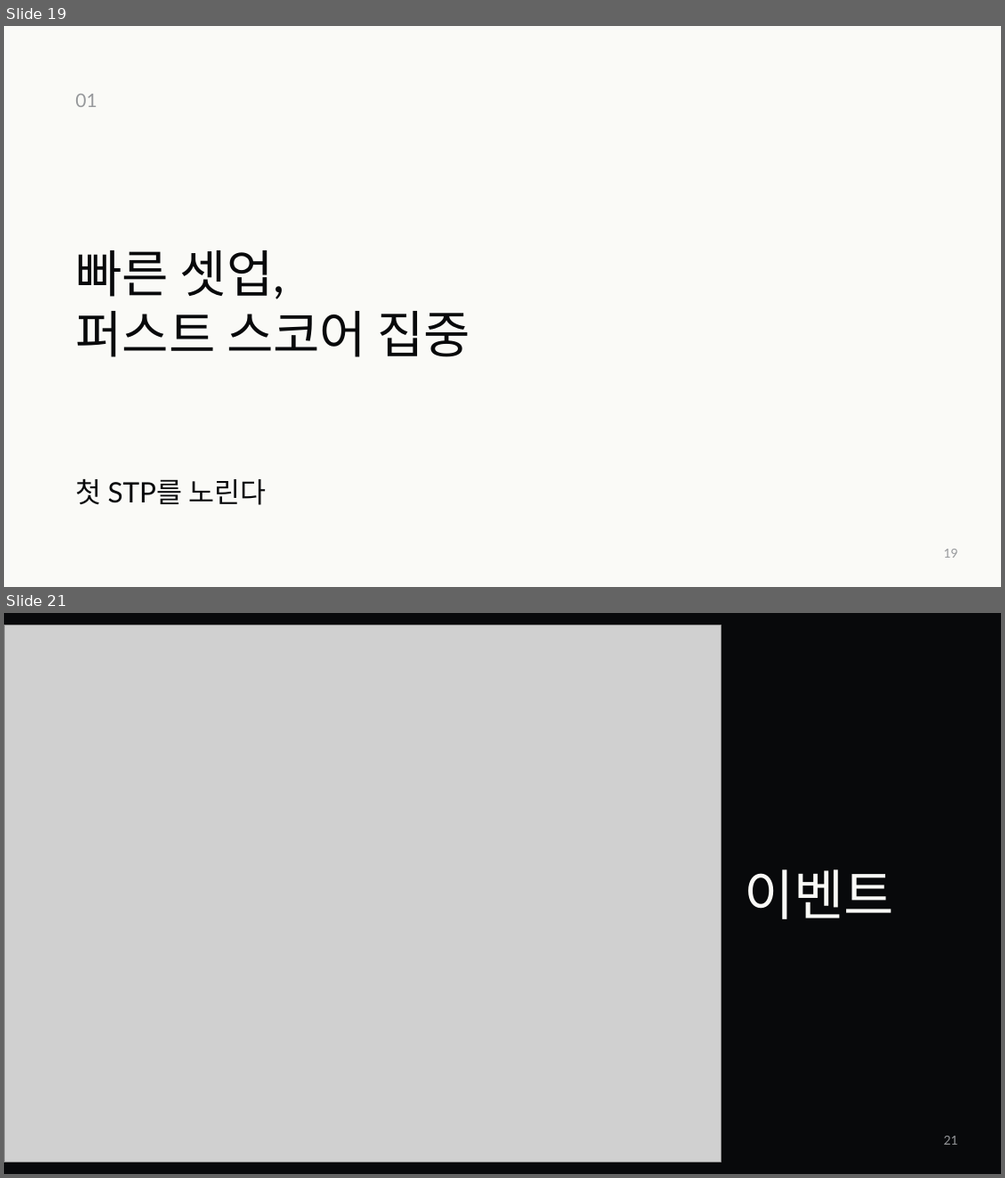
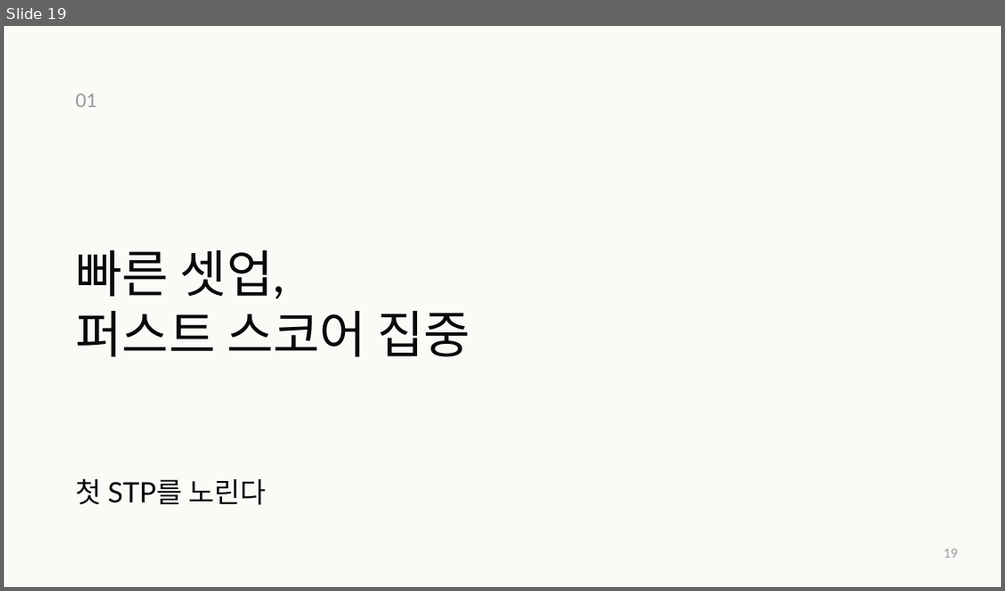
Before and after one commit to jaeyoung5178-bot/Presence, a slide deck: education/mentality/nozero400/NoZero-400Days.pptx. Shown one above the other, each under a label of ours: slides 19 and 21 before the commit, slide 19 after it; the slides between them are not shown. The pictures are 1005x1178 and 1005x591 pixels, drawn with LibreOffice and Linux fonts; fonts in the diff are those of the drawing; grey boxes stand for pictures. Boxes give left, top, right and bottom in pixels: in the first picture for what was removed or moved away, otherwise in the second. Text is boxed around its words. In the diff, an @@ line names an element or a change of style, - is before the commit and + after.

```diff
--- a/education/mentality/nozero400/NoZero-400Days.pptx
+++ b/education/mentality/nozero400/NoZero-400Days.pptx
@@ slide 21 removed at (4, 613, 1001, 1174), background #08090B @@
@@ picture removed at (4, 625, 720, 1163) @@
@@ text removed at (744, 869, 894, 919) @@
-이벤트
@@ text removed at (944, 1135, 958, 1144) @@
-21
```
Also in this commit, not shown: 5 slides changed, 14 slides added, 11 other slides removed, 5 other files.
